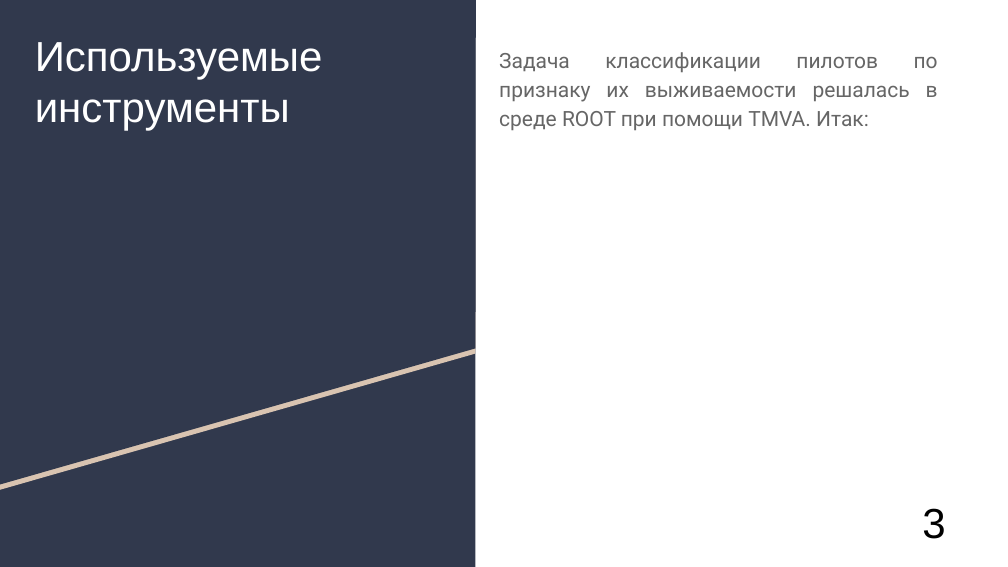
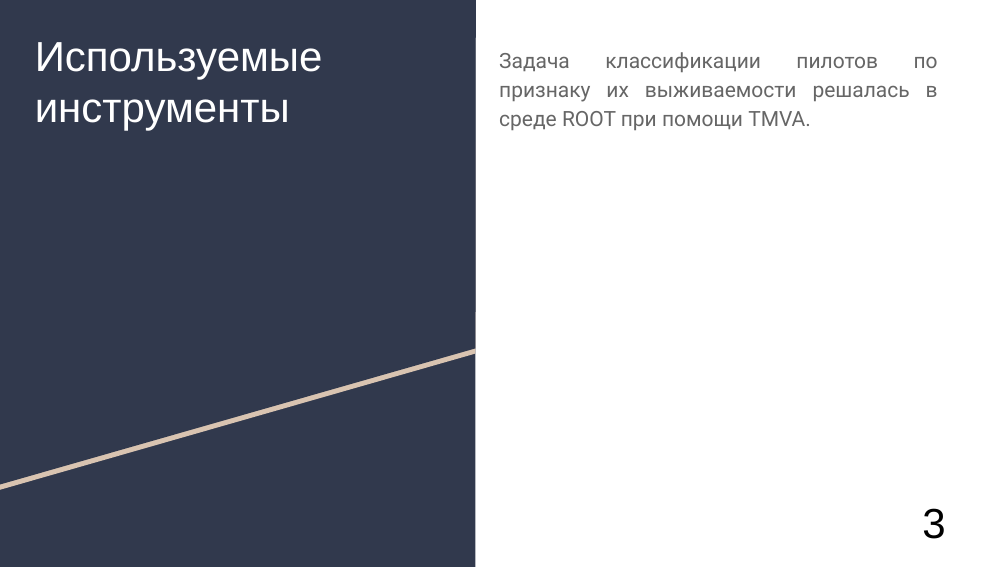
Before and after one commit to AlexanderUzunyan/TestProject, a slide deck: slide 4 of neuro/doc/TMVA.odp. Drawn at 1008x567 pixels with LibreOffice and Linux fonts; fonts in the diff are those of the drawing. Boxes give left, top, right and bottom in pixels: in the first picture for what was removed or moved away, otherwise in the second. Text is boxed around its words. In the diff, an @@ line names an element or a change of style, - is before the commit and + after.

```diff
--- a/neuro/doc/TMVA.odp
+++ b/neuro/doc/TMVA.odp
@@ text at (499,52,938,131): text changed @@
-Задача классификации пилотов по признаку их выживаемости решалась в среде ROOT при помощи TMVA. Итак:
+Задача классификации пилотов по признаку их выживаемости решалась в среде ROOT при помощи TMVA.
```
Also in this commit, not shown: 7 other slides changed, 3 slides added, 1 slide removed.
